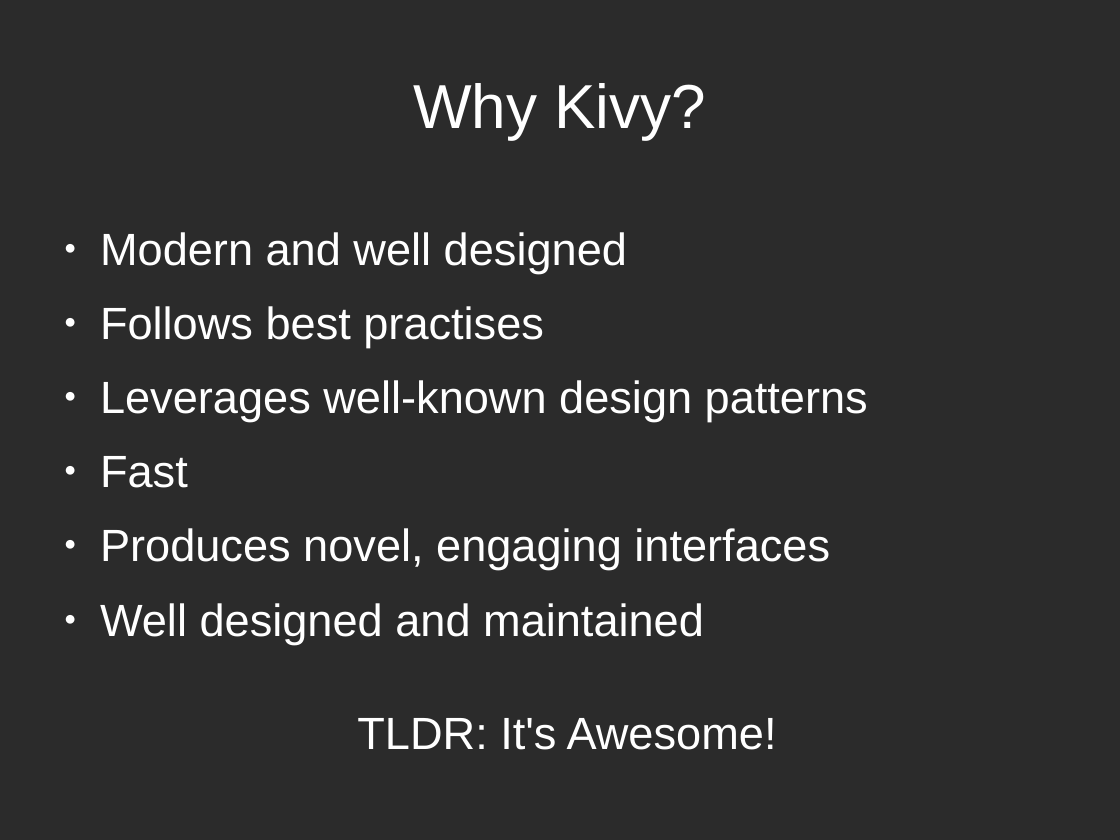
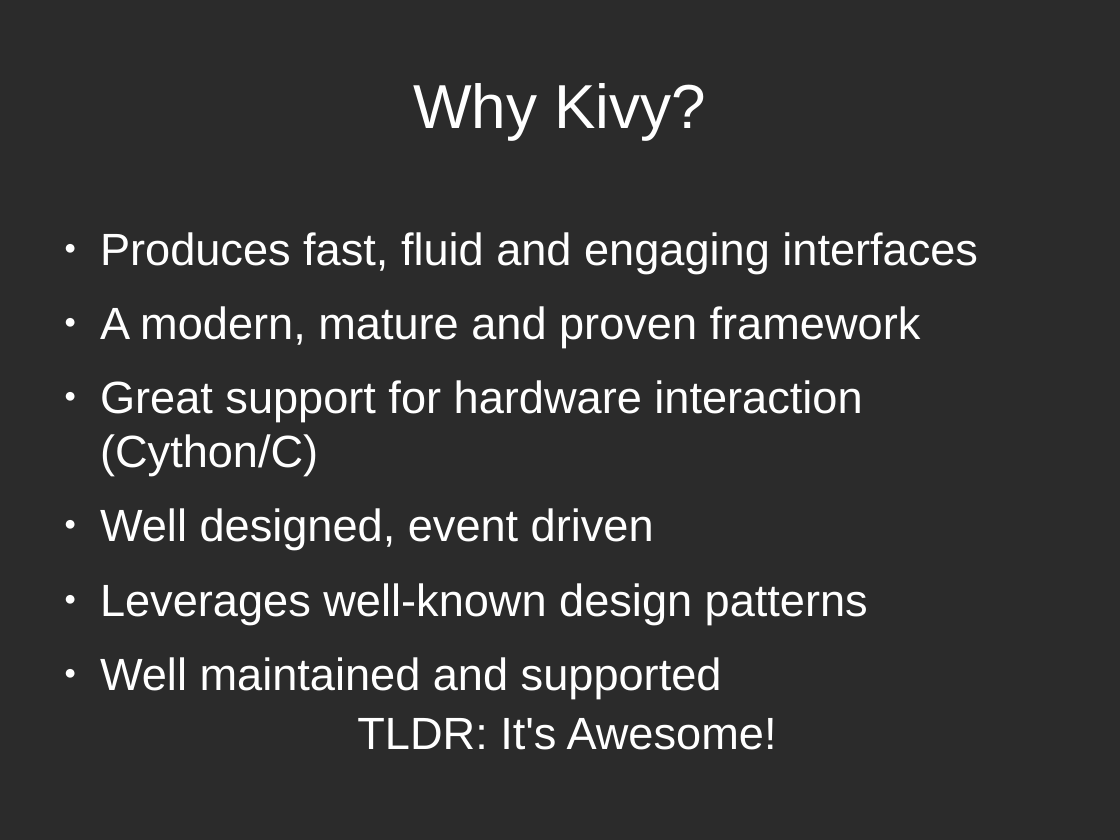
Before and after one commit to Zen-CODE/kivybits, a slide deck: slide 3 of PyCon/ZA 2015/PyCon.odp. Drawn at 1120x840 pixels with LibreOffice and Linux fonts; fonts in the diff are those of the drawing; background and template pictures are left out; a plain dark background stands for a picture behind light text. Boxes give left, top, right and bottom in pixels: in the first picture for what was removed or moved away, otherwise in the second. Text is boxed around its words. In the diff, an @@ line names an element or a change of style, - is before the commit and + after.

```diff
--- a/PyCon/ZA 2015/PyCon.odp
+++ b/PyCon/ZA 2015/PyCon.odp
@@ text at (100, 232, 978, 550): text changed @@
-● Modern and well designed
-● Follows best practises
+● Produces fast, fluid and engaging interfaces
+● A modern, mature and proven framework
+● Great support for hardware interaction (Cython/C)
+● Well designed, event driven
@@ text at (100, 657, 722, 699): text changed @@
-● Fast
-● Produces novel, engaging interfaces
-● Well designed and maintained
+● Well maintained and supported
```
Also in this commit, not shown: 1 other slide changed, 1 other file.
